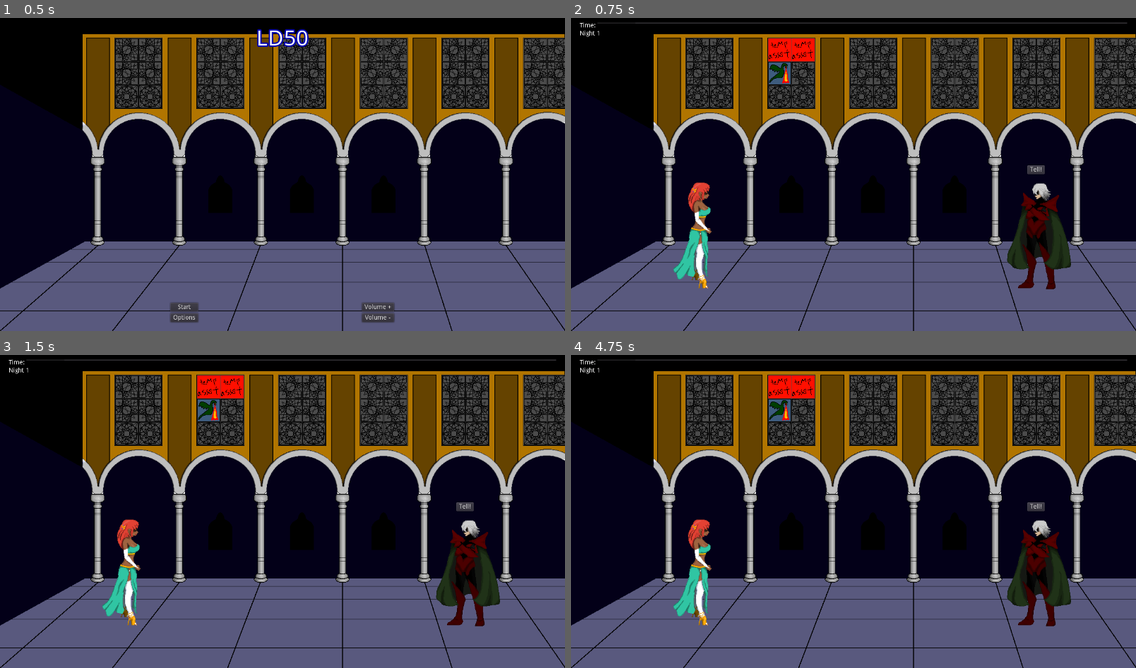
Above: before the commit, frames 1-4 (two rows, left to right).
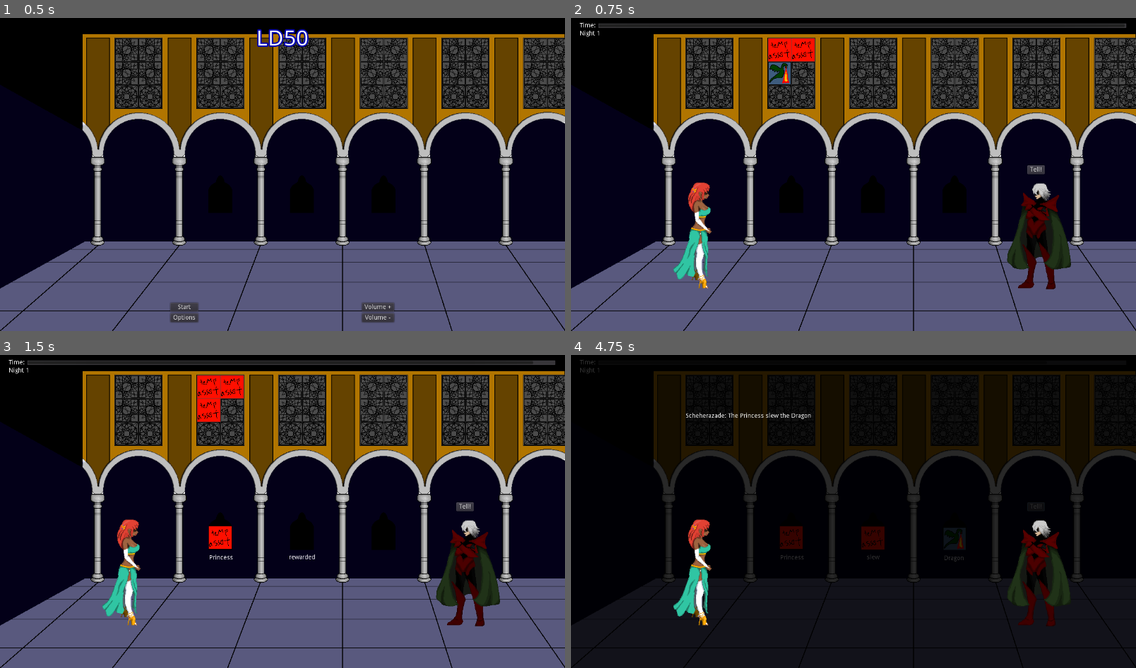
Above: after the commit, the same moments.

Repository: alpacanumerals/LD50
Game: Godot game, scene res://TitleScreen.tscn
Same seed, same stepped clock (60 frames per second), same inputs: the game is played once before the commit and once after it.
Inputs (mouse positions are in pixels of both pictures, inside the frame that each line leads up to):
- Up to frame 1 (0.5 s): no input
- Up to frame 2 (0.75 s): click "Start" at 0.5 s
- Up to frame 3 (1.5 s): tap Enter at 1.25 s; drag from (209, 386) to (220, 536) at 1.27 s
- Up to frame 4 (4.75 s): tap Space at 2 s; drag from (802, 386) to (791, 536) at 2.02 s; tap Enter at 2.75 s; move the mouse to (780, 411) at 2.77 s; click (780, 411) at 2.92 s; click (1034, 505) at 3.5 s, where only the run after the commit has a clickable "Tell!"; click (1034, 505) at 4.25 s, where only the run after the commit has a clickable "Tell!"

Frame 1 is identical in both runs. In frame 2, 1.7% of the frame differs, in the area x 4-99%, y 1-4%; in frame 3, 2.3%; in frame 4, 51%, in the area x 0-100%, y 1-100%.

Commit message:
reset timer overnight

Diff:
--- a/StoryScene.tscn
+++ b/StoryScene.tscn
@@ -45,7 +45,8 @@
 
 [node name="VBoxContainer" type="VBoxContainer" parent="."]
 margin_right = 1240.0
-margin_bottom = 680.0
+margin_bottom = 32.0
+size_flags_vertical = 0
 
 [node name="TimeLimit" type="HBoxContainer" parent="VBoxContainer"]
 margin_right = 1240.0
@@ -62,6 +63,7 @@
 margin_right = 1240.0
 margin_bottom = 14.0
 size_flags_horizontal = 3
+size_flags_vertical = 1
 percent_visible = false
 
 [node name="NightLabel" type="Label" parent="VBoxContainer"]
@@ -313,10 +315,12 @@
 [connection signal="player_click" from="WallCards/OpCard3" to="WallCards" method="_on_OpCard_player_click"]
 [connection signal="player_highlight" from="WallCards/OpCard3" to="WindowText" method="_on_OpCard_player_highlight"]
 [connection signal="pressed" from="DoneNode/DoneButton" to="." method="_on_DoneButton_pressed"]
+[connection signal="pressed" from="DoneNode/DoneButton" to="VBoxContainer/TimeLimit" method="_on_DoneButton_pressed"]
 [connection signal="pressed" from="DoneNode/DoneButton" to="WallCards" method="_on_DoneButton_pressed"]
 [connection signal="pressed" from="DoneNode/DoneButton" to="DoneNode/DoneButton" method="_on_DoneButton_pressed"]
 [connection signal="mouse_entered" from="BlankWalls/WallTop" to="WindowText" method="_on_blank_walls_mouse_entered"]
 [connection signal="mouse_entered" from="BlankWalls/WallBottom" to="WindowText" method="_on_blank_walls_mouse_entered"]
 [connection signal="mouse_entered" from="BlankWalls/WallMid1" to="WindowText" method="_on_blank_walls_mouse_entered"]
 [connection signal="mouse_entered" from="BlankWalls/WallMid2" to="WindowText" method="_on_blank_walls_mouse_entered"]
+[connection signal="night_over" from="NightArea" to="VBoxContainer/TimeLimit" method="_on_NightArea_night_over"]
 [connection signal="night_over" from="NightArea" to="WindowText" method="_on_NightArea_night_over"]
--- a/night.gd
+++ b/night.gd
@@ -46,29 +46,30 @@
         if (failed):
             match stage:
                 stages.START:
-                    $StoryText.text = "Sultan: This is terrible."
+                    $StoryText.text = "Sultan: This is terrible!"
                     stage = stages.STORY
                 stages.STORY:
-                    $SultanText.text = "You can't tell stories at a-"
+                    $SultanText.text = "Sultan: You can't tell stories at all!"
                     stage = stages.MOOD
                 stages.MOOD:
-                    $SultanMood.text = "Scheherazade: Oh shut up, you bloviating bore."
+                    $SultanMood.text = "Scheherazade: Oh shut up, you bloviating bore!"
                     stage = stages.END
                 stages.END:
                     Switcher.switch_scene("res://TitleScreen.tscn")
-        match stage:
-            stages.START:
-                $StoryText.text = compose_story_text()
-                stage = stages.STORY
-            stages.STORY:
-                $SultanText.text = compose_sultan_text()
-                stage = stages.MOOD
-            stages.MOOD:
-                $SultanMood.text = compose_sultan_mood()
-                stage = stages.END
-            stages.END:
-                emit_signal("night_over")
-                dawn_break()
+        else:
+            match stage:
+                stages.START:
+                    $StoryText.text = compose_story_text()
+                    stage = stages.STORY
+                stages.STORY:
+                    $SultanText.text = compose_sultan_text()
+                    stage = stages.MOOD
+                stages.MOOD:
+                    $SultanMood.text = compose_sultan_mood()
+                    stage = stages.END
+                stages.END:
+                    emit_signal("night_over")
+                    dawn_break()
     get_tree().set_input_as_handled()
 
 func compose_story_text():
--- a/time_limit.gd
+++ b/time_limit.gd
@@ -8,23 +8,31 @@
 signal time_up
 
 func _ready():
-    max_time = 7
+    max_time = 20
     time_remaining = max_time
     running = false
+    reset()
 
 func reset():
     if (max_time > 7):
         max_time -= 1
     time_remaining = max_time
-    running = true
     $TimeBar.max_value = max_time
     $TimeBar.value = time_remaining
+    running = true
 
 func _process(delta):
-    #time_remaining -= delta
+    if (running):
+        time_remaining -= delta
     if (time_remaining < 0):
         time_remaining = 0
     $TimeBar.value = time_remaining
-    if (time_remaining == 0):
+    if (time_remaining == 0 && running):
         running = false
         emit_signal("time_up")
+
+func _on_DoneButton_pressed():
+    running = false
+
+func _on_NightArea_night_over():
+    reset()
